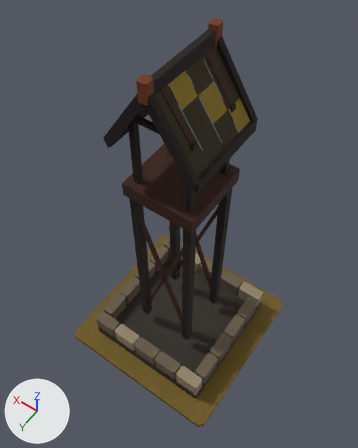
Renders of the glTF model art/tower_t2/tower_t2.glb from each side of a commit.
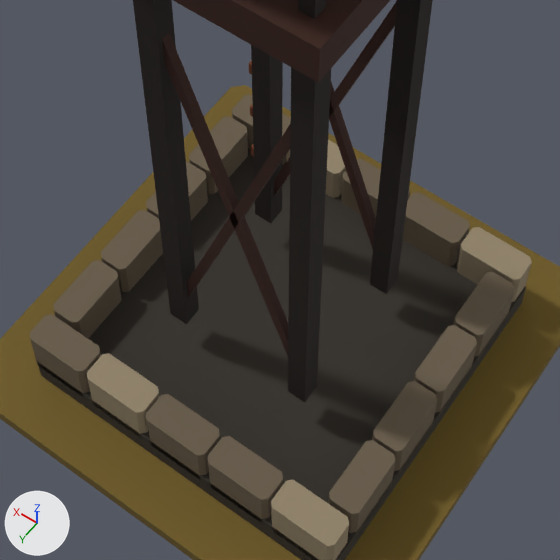
Each version appears first whole from a 50 mm camera at (-1.145, 1.629, 3.896) aimed at (0.023, -0.006, 1.327), and next in a close-up on the part from 24% to 76% of the width and 46% to 88% of the height. Lighting does not change. The marker at lower left points along +X, +Y and +Z. The older version's two pictures come first.

The first close-up shows 'MMR | tower | T02 Architecture.001', 'MMR | tower | Tier 02 Ground.001' and 1 more.
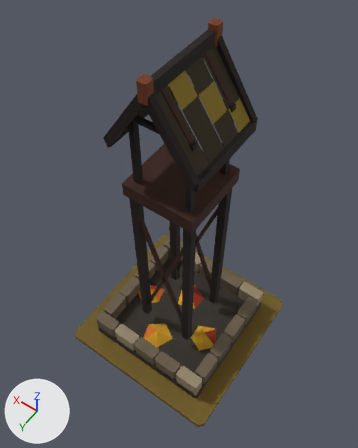
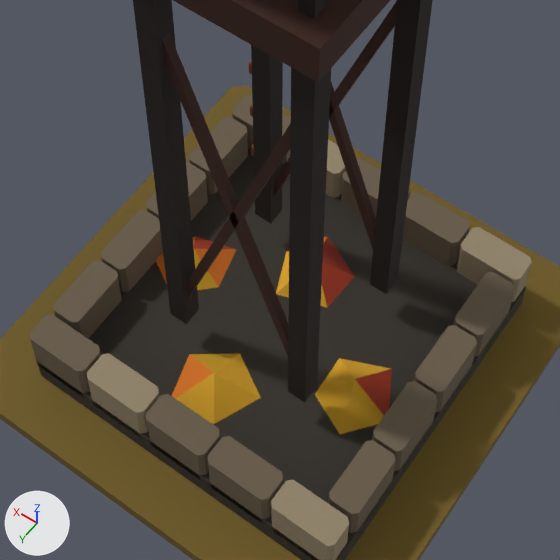
Where the change shows, as pixel boxes [x1, y1, x2, y2] in the close-ups (560 x 560 px):
'MMR | tower | T02 Autumn Dressing.001', added (brown)
    after: [156, 236, 392, 434]

Patch to the scene script:
```diff
--- a/art/tower_t2/tower_t2.glb.py
+++ b/art/tower_t2/tower_t2.glb.py
@@ me_mmr___tower___t02_autumn_dressing_001 @@
+me_mmr___tower___t02_autumn_dressing_001.from_pydata(...)  # 24 vertices, 20 faces; spans x -0.408..0.429, y -0.301..0.398, z 0.085..0.185
+me_mmr___tower___t02_autumn_dressing_001.materials.append(mat_mmr___shared_palette_atlas)  # picture img_mmr_shared_color_palette_64
@@ ob_mmr___tower___t02_autumn_dressing_001 @@
+ob_mmr___tower___t02_autumn_dressing_001 = bpy.data.objects.new('MMR | tower | T02 Autumn Dressing.001', me_mmr___tower___t02_autumn_dressing_001)
+ob_mmr___tower___t02_autumn_dressing_001.location = (0.0, 0.0, 0.05)
```
